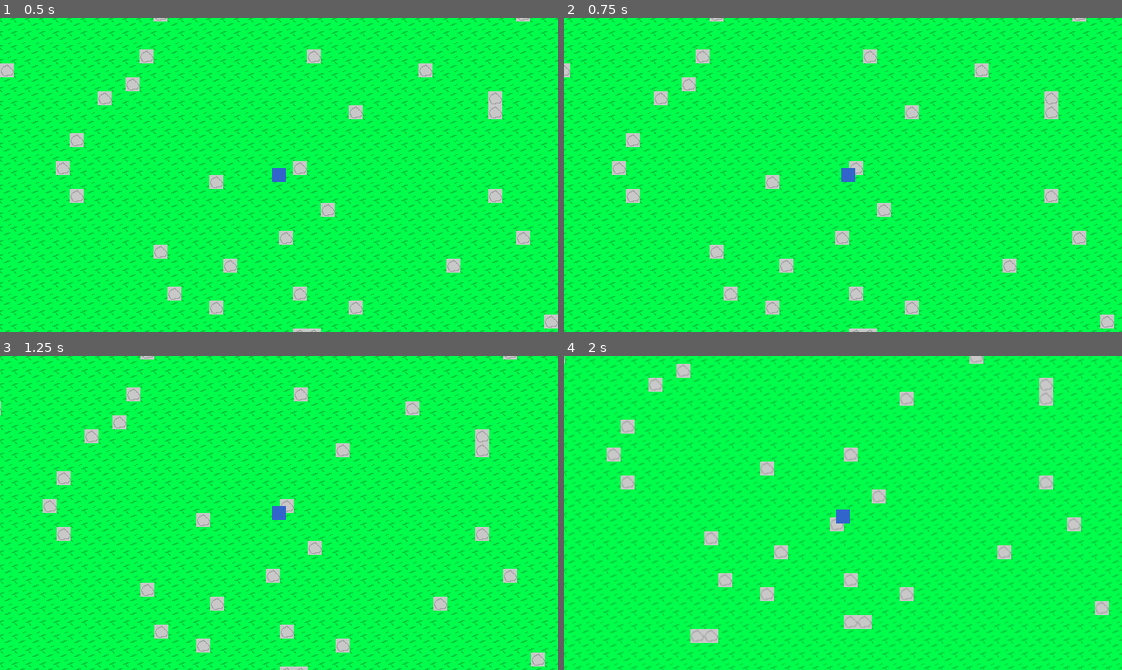
Above: before the commit, frames 1-4 (two rows, left to right).
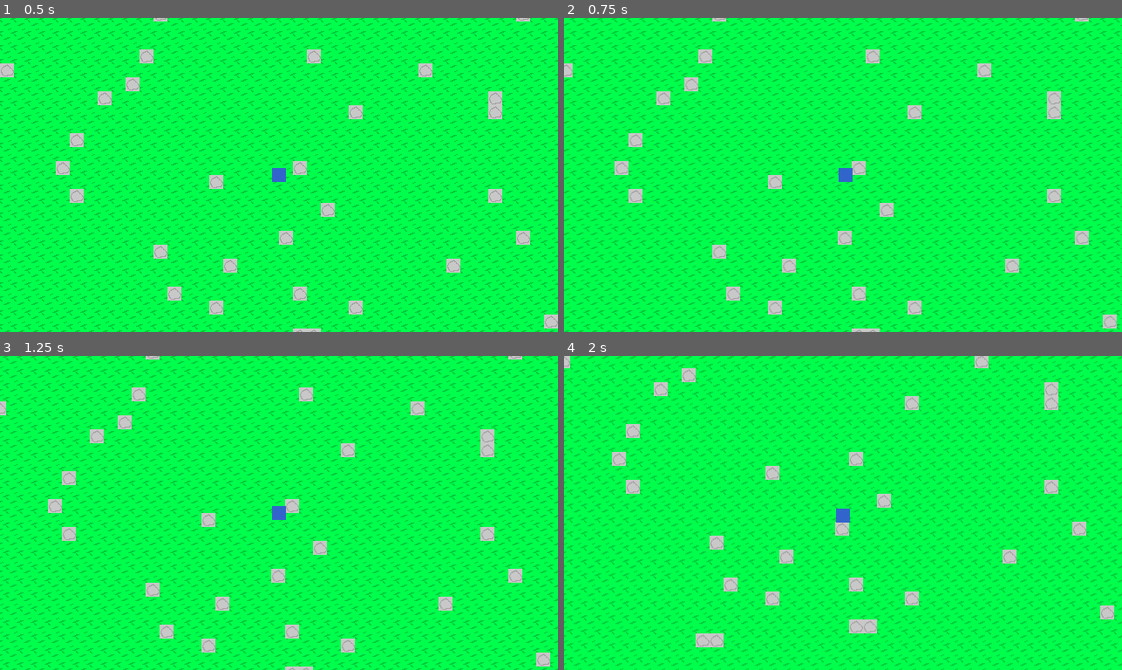
Above: after the commit, the same moments.

Repository: Pokebrouserkat/world
Game: Godot game, scene res://world.tscn
The game is run twice, just before and just after one commit, with the same random seed, the same clock (stepped at 60 frames per second) and the same inputs.
Inputs:
- Up to frame 1 (0.5 s): no input
- Up to frame 2 (0.75 s): tap Enter at 0.5 s; hold Right from 0.53 s (still down)
- Up to frame 3 (1.25 s): keep holding Right
- Up to frame 4 (2 s): release Right at 1.28 s; hold Down from 1.28 s (still down)

Frame 1 is identical in both runs. In frame 2, 22% of the frame differs, in the area x 0-100%, y 0-100%; in frame 3, 28%; in frame 4, 28%.

Commit message:
Fix player hitbox size to 14x14
Shrink by 1 pixel on each side (from 16x16), not to 1x1

🤖 Generated with [Claude Code](https://claude.com/claude-code)

Co-Authored-By: Claude <noreply@anthropic.com>

Diff:
--- a/player.tscn
+++ b/player.tscn
@@ -3,7 +3,7 @@
 [ext_resource type="Script" uid="uid://chh1pubjqui4t" path="res://player.gd" id="1_player"]
 
 [sub_resource type="RectangleShape2D" id="RectangleShape2D_1"]
-size = Vector2(1, 1)
+size = Vector2(14, 14)
 
 [node name="Player" type="CharacterBody2D"]
 script = ExtResource("1_player")
